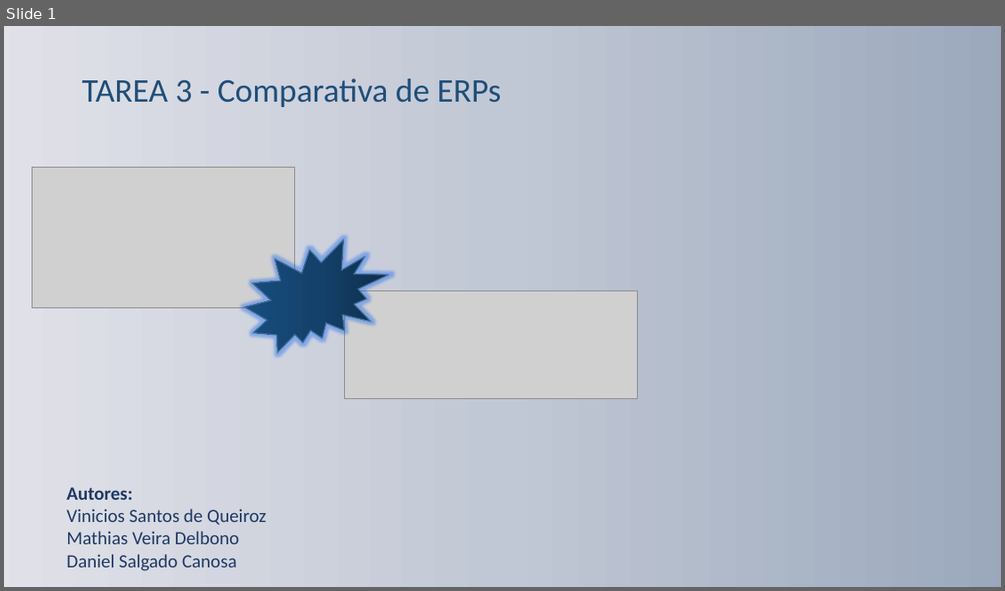
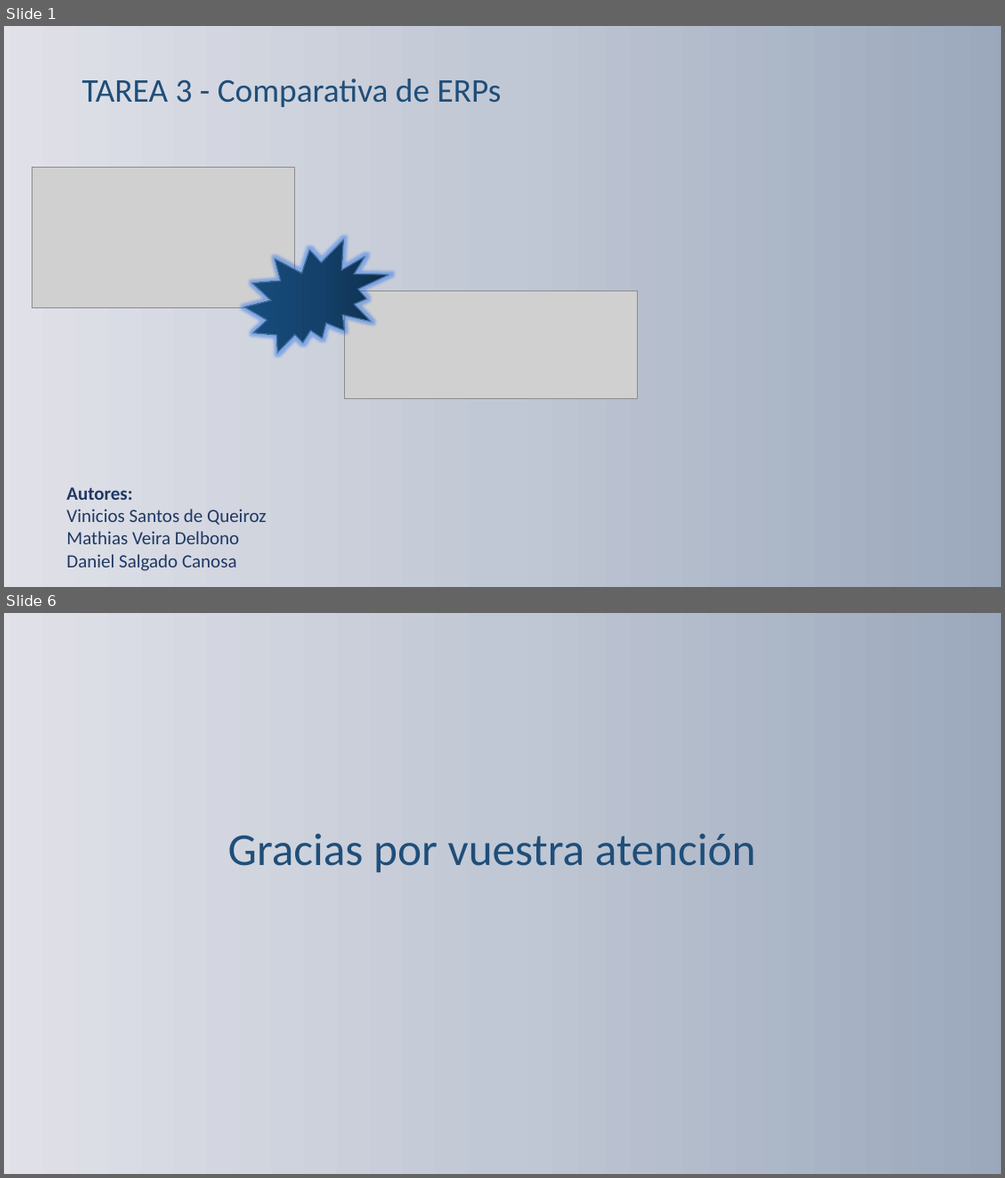
Before and after one commit to Caanosa/DanielSalgadoAN, a slide deck: Sistemas de gestión empresarial/PresentaciónERP.pptx. Shown one above the other, each under a label of ours: slide 1 before the commit, slides 1 and 6 after it; the slides between them are not shown. The pictures are 1005x591 and 1005x1178 pixels, drawn with LibreOffice and Linux fonts; fonts in the diff are those of the drawing; grey boxes stand for pictures; background and template pictures are left out. Boxes give left, top, right and bottom in pixels: in the first picture for what was removed or moved away, otherwise in the second. Text is boxed around its words. In the diff, an @@ line names an element or a change of style, - is before the commit and + after.

```diff
--- a/Sistemas de gestión empresarial/PresentaciónERP.pptx
+++ b/Sistemas de gestión empresarial/PresentaciónERP.pptx
@@ slide 6 added at bbox=[4, 613, 1001, 1174], background #FFFFFF @@
@@ rectangle added at bbox=[4, 613, 1001, 1174], fill gradient #9AA6BC to #C3C9D5 to #E2E4EA, outline #BDD7EE 1 pt @@
@@ text added at bbox=[228, 833, 756, 873], 44 pt, text #1F4E79 @@
+Gracias por vuestra atención
```
Also in this commit, not shown: 1 slide changed, 3 other slides added, 3 slides removed, 1 other file.
